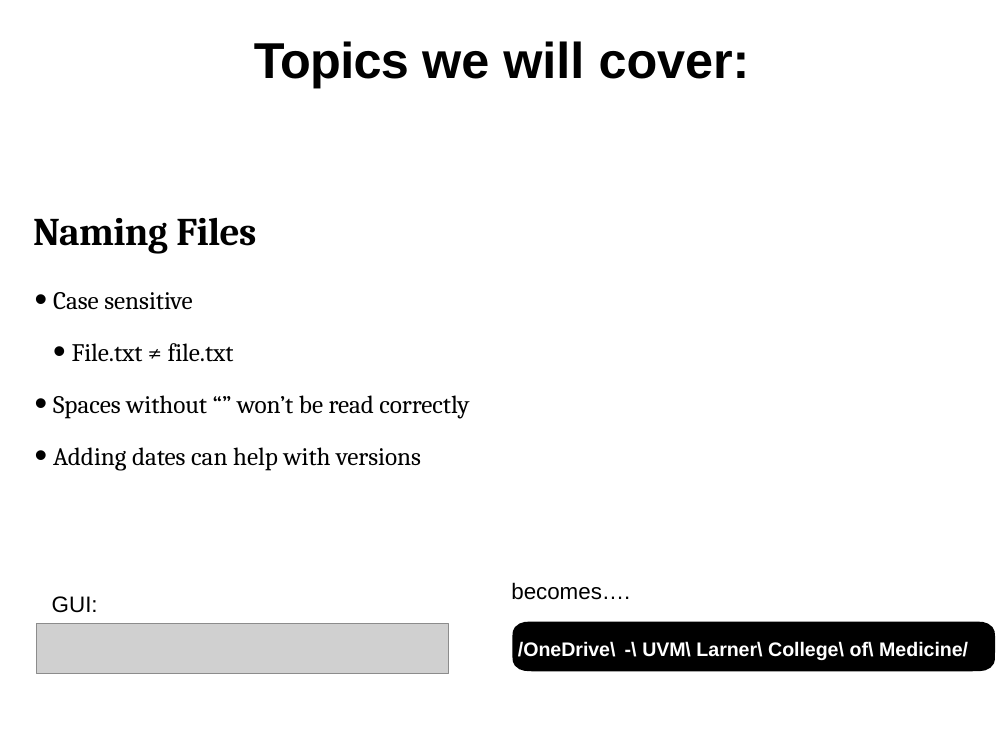
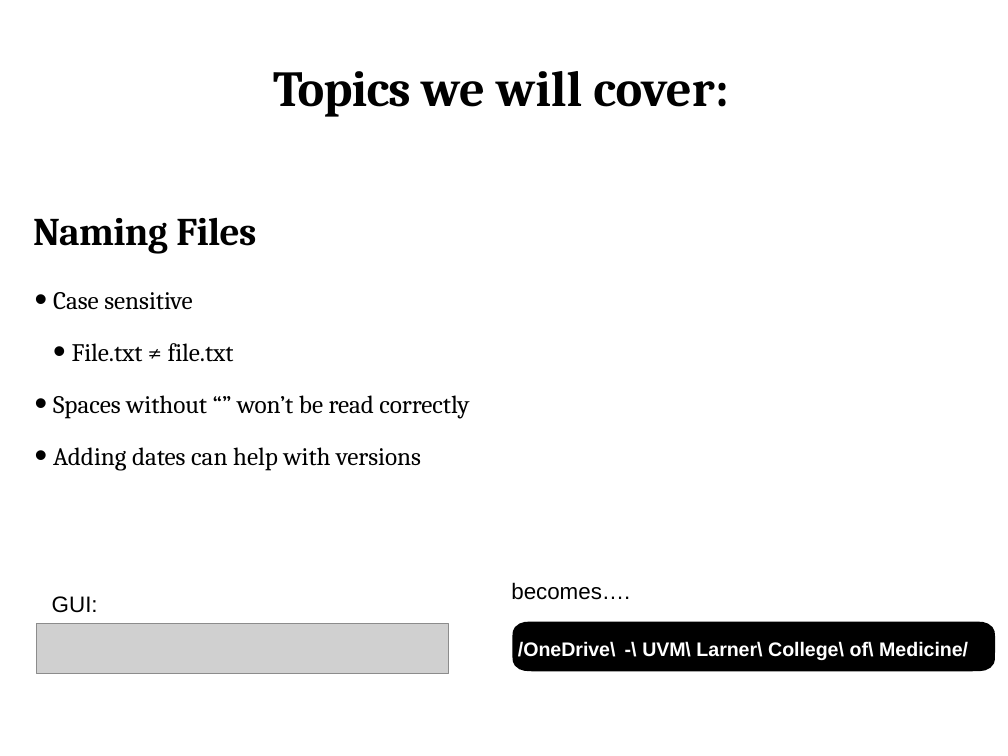
Before and after one commit to PRodriguez19/Intro-to-shell, a slide deck: slide 18 of lectures/Lecture1-MMG3320-Introduction.pptx (slide 19 before the commit). Drawn at 1008x756 pixels with LibreOffice and Linux fonts; fonts in the diff are those of the drawing; grey boxes stand for pictures. Boxes give left, top, right and bottom in pixels: in the first picture for what was removed or moved away, otherwise in the second. Text is boxed around its words. In the diff, an @@ line names an element or a change of style, - is before the commit and + after.

```diff
--- a/lectures/Lecture1-MMG3320-Introduction.pptx
+++ b/lectures/Lecture1-MMG3320-Introduction.pptx
@@ title "Topics we will cover:": place and size @@
-title "Topics we will cover:" at box(254, 41, 750, 88)
+title "Topics we will cover:" at box(273, 71, 728, 117)
@@ title "Topics we will cover:" at box(273, 71, 728, 117): font Arial to Cambria @@
```
Also in this commit, not shown: 9 other slides changed, 1 slide added, 2 slides removed, 3 other files.
